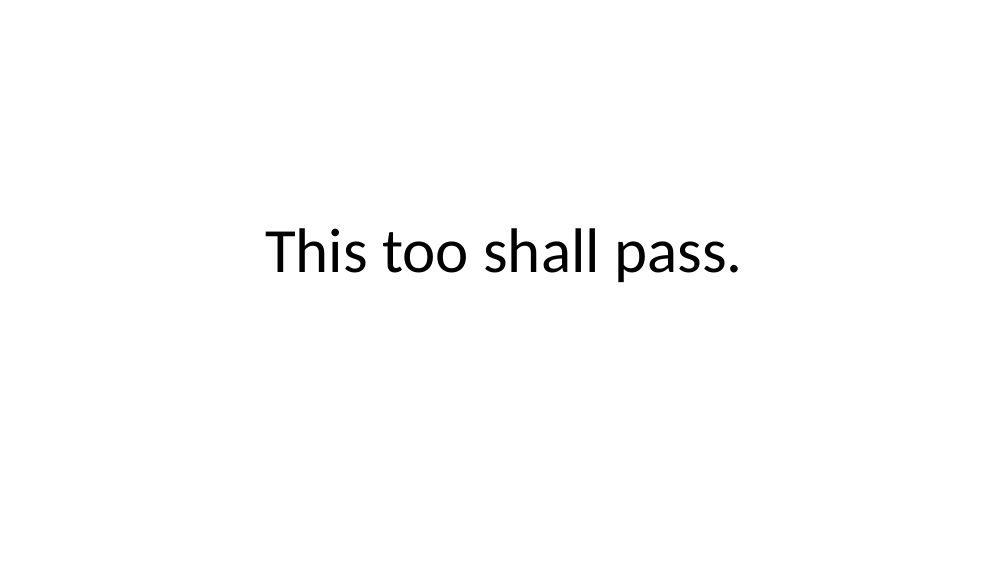
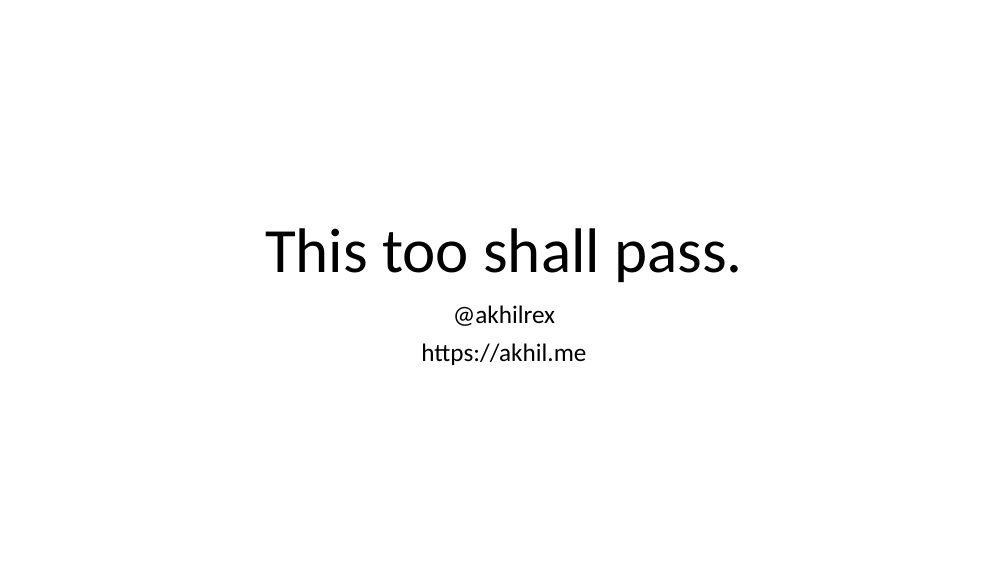
Before and after one commit to akhilrex/Future-of-Jobs-2022-webinar, a slide deck: slide 43 of Future of Jobs.pptx (slide 41 before the commit). Drawn at 1008x567 pixels with LibreOffice and Linux fonts; fonts in the diff are those of the drawing. Boxes give left, top, right and bottom in pixels: in the first picture for what was removed or moved away, otherwise in the second. Text is boxed around its words. In the diff, an @@ line names an element or a change of style, - is before the commit and + after.

Commit message:
updated

```diff
--- a/Future of Jobs.pptx
+++ b/Future of Jobs.pptx
@@ subtitle added at <box>421,305,586,365</box>, 24 pt, text #000000 @@
+@akhilrex
+https://akhil.me
```
Also in this commit, not shown: 2 slides added.
